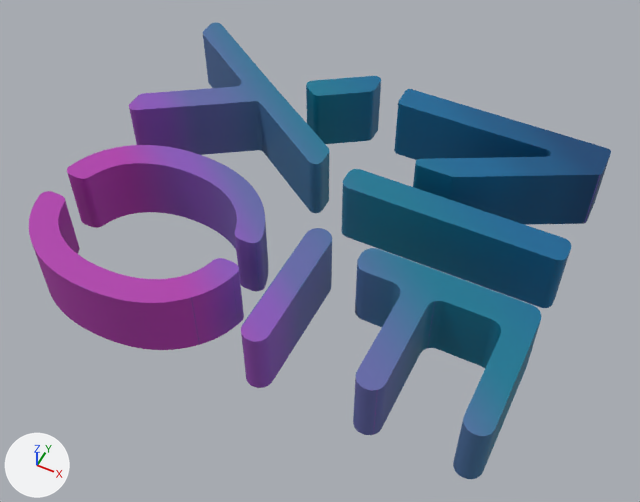
Renders of the glTF model resources/models/Demo/nexo/nexo_gradient.gltf from each side of a commit.
Before and after are seen from a camera (50 mm lens) standing at (0.646, -1.242, 1.54) and looking at (0.042, -0.033, 0.029). Arrows for +X, +Y and +Z are at lower left; the lights stay in place. The first picture is the older version. Where no turn or scale is listed for an object, it has been applied to the vertices.

Before the edit, the objects in view are built like this:
```python
mat_material = principled_material('Material')
mat_material.texture = img_nexo_gradient
me_curve_013 = bpy.data.meshes.new('Curve.013')
me_curve_013.from_pydata(...)  # 2364 vertices, 4696 faces; spans x -0.536..0.56, y -0.441..0.477, z -0.08..0.08
me_curve_013.materials.append(mat_material)  # picture img_nexo_gradient
ob_curve_013 = bpy.data.objects.new('Curve.013', me_curve_013)
ob_curve_013.location = (0.0, 0.0, 0.082)
```
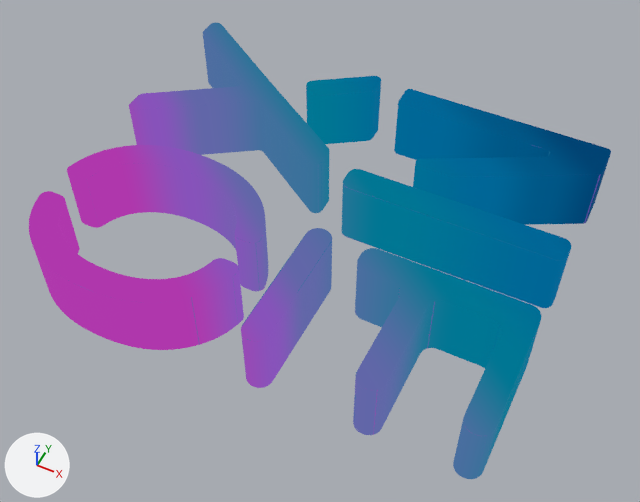
What differs and where, as boxes [x1, y1, x2, y2] in the pictures (640 x 502 px):
'Curve.013', recoloured
    both: [29, 23, 611, 479]

Patch to the scene script:
```diff
--- a/resources/models/Demo/nexo/nexo_gradient.gltf.py
+++ b/resources/models/Demo/nexo/nexo_gradient.gltf.py
@@ mat_material @@
 n0 = _N.new('ShaderNodeBsdfPrincipled'); n0.name = 'Principled BSDF'
+n0.inputs[0].default_value = (0.0, 0.0, 0.0, 1.0)  # 'Base Color', black #000000
+n0.inputs[1].default_value = 1.0  # 'Metallic'
+n0.inputs[2].default_value = 1.0  # 'Roughness'
+n0.inputs[28].default_value = 1.0  # 'Emission Strength'
 n1 = _N.new('ShaderNodeOutputMaterial'); n1.name = 'Material Output'
@@ mat_material @@
 n2 = _N.new('ShaderNodeTexImage'); n2.name = 'Image Texture'
 _L.new(n0.outputs[0], n1.inputs[0])  # 'BSDF' to 'Surface'
-_L.new(n2.outputs[0], n0.inputs[0])  # 'Color' to 'Base Color'
+_L.new(n2.outputs[0], n0.inputs[27])  # 'Color' to 'Emission Color'
```
